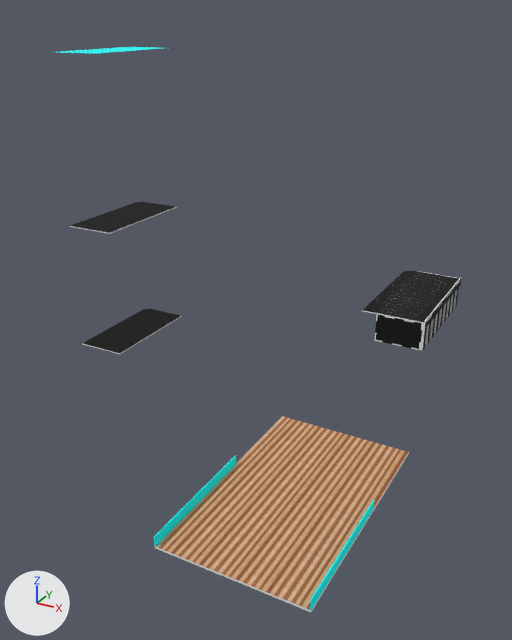
Before and after pictures for a commit that changed the glTF model 3D_VAN_MODEL/model.glb.
One viewpoint serves both versions: a camera (50 mm lens) standing at (4.05, -10.67, 4.03) and looking at (0.19, -3.65, 0.52). The axes (+X, +Y, +Z) are drawn at lower left. The lights are the same throughout. The picture after the commit comes second. Where no turn or scale is listed for an object, it has been applied to the vertices.

The first picture shows 'Back', 'Base', 'Cap Side', 'Cap Side.001', 'DF_1', 'End_LH', 'End_RH', 'Fixed Bed', 'Fixed Bed.001', 'Fixed Bed.002', 'Mesh_1', 'Mesh_2', 'Mesh_3', 'Mesh_4', 'Mesh_5', 'Mesh_6', 'Mesh_7', 'Open_Bed', 'Rail.003', 'Top'.
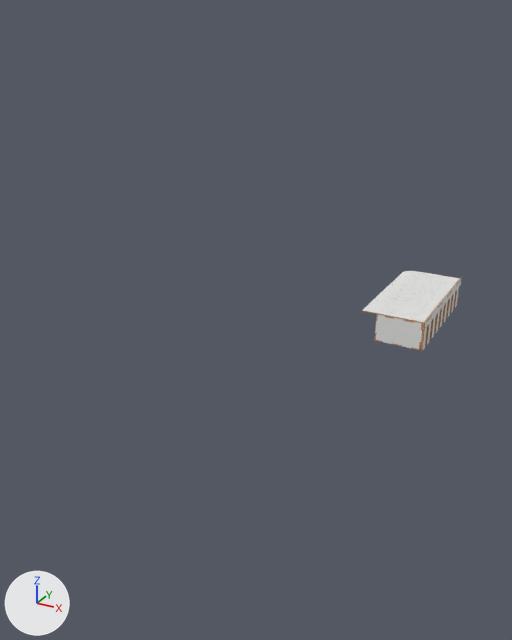
What changed in the scene script:
```text
Change mat_endgrain_ply:
    where n3 = _N.new('ShaderNodeTexImage'); n3.name = 'Image Texture'
    n3.image: img_image_1 -> img_image_0
Change mat_hpl_white_ply:
    where n3 = _N.new('ShaderNodeTexImage'); n3.name = 'Image Texture'
    n3.image: img_image_2 -> img_image_1
Remove ob_mesh_3:
    ob_mesh_3 = bpy.data.objects.new('Mesh_3', me_mesh_3)
    ob_mesh_3.location = (0.0, 0.0, 0.0)
Remove ob_mesh_4:
    ob_mesh_4 = bpy.data.objects.new('Mesh_4', me_mesh_4)
    ob_mesh_4.location = (0.0, 0.0, 0.0)
Remove ob_mesh_5:
    ob_mesh_5 = bpy.data.objects.new('Mesh_5', me_mesh_5)
    ob_mesh_5.location = (0.0, 0.0, 0.0)
Remove ob_mesh_6:
    ob_mesh_6 = bpy.data.objects.new('Mesh_6', me_mesh_6)
    ob_mesh_6.location = (0.0, 0.0, 0.0)
Remove ob_mesh_7:
    ob_mesh_7 = bpy.data.objects.new('Mesh_7', me_mesh_7)
    ob_mesh_7.location = (0.0, 0.0, 0.0)
Remove ob_base:
    ob_base = bpy.data.objects.new('Base', me_mesh_0)
    ob_base.location = (0.0, 0.0, 0.0)
Remove ob_mesh_1:
    ob_mesh_1 = bpy.data.objects.new('Mesh_1', me_mesh_1)
    ob_mesh_1.location = (0.0, 0.0, 0.0)
Remove ob_mesh_2:
    ob_mesh_2 = bpy.data.objects.new('Mesh_2', me_mesh_2)
    ob_mesh_2.location = (0.0, 0.0, 0.0)
```

Pixel boxes [x1, y1, x2, y2] of what changed, in the pictures (512 x 640 px):
'Base', deleted (brown): before [155, 416, 409, 612]
'Mesh_3', deleted: before [82, 309, 182, 354]
'Fixed Bed', surface changed (black to white): [362, 271, 450, 322] in both
'Open_Bed', surface changed (black to white): [381, 272, 460, 324] in both
'Back', surface changed (black to grey): [375, 315, 422, 349] in both
'Mesh_1', deleted: before [154, 455, 236, 547]
'Mesh_5', deleted: before [70, 202, 168, 233]
'Fixed Bed.002', surface changed: [421, 277, 461, 351] in both
'Mesh_2', deleted: before [310, 500, 374, 610]
'Mesh_4', deleted: before [86, 203, 177, 234]
'Mesh_7', deleted: before [60, 47, 149, 53]
'Mesh_6', deleted: before [76, 47, 162, 54]
'Fixed Bed.001', surface changed: [420, 291, 456, 350] in both
'Cap Side', surface changed: [376, 291, 394, 303] in both
'Cap Side.001', surface changed: [393, 276, 410, 286] in both
'Rail.003', surface changed: [375, 340, 420, 350] in both
'Top', surface changed: [385, 316, 414, 323] in both
'End_LH', surface changed: [419, 323, 423, 349] in both
'End_RH', surface changed: [375, 314, 378, 340] in both
